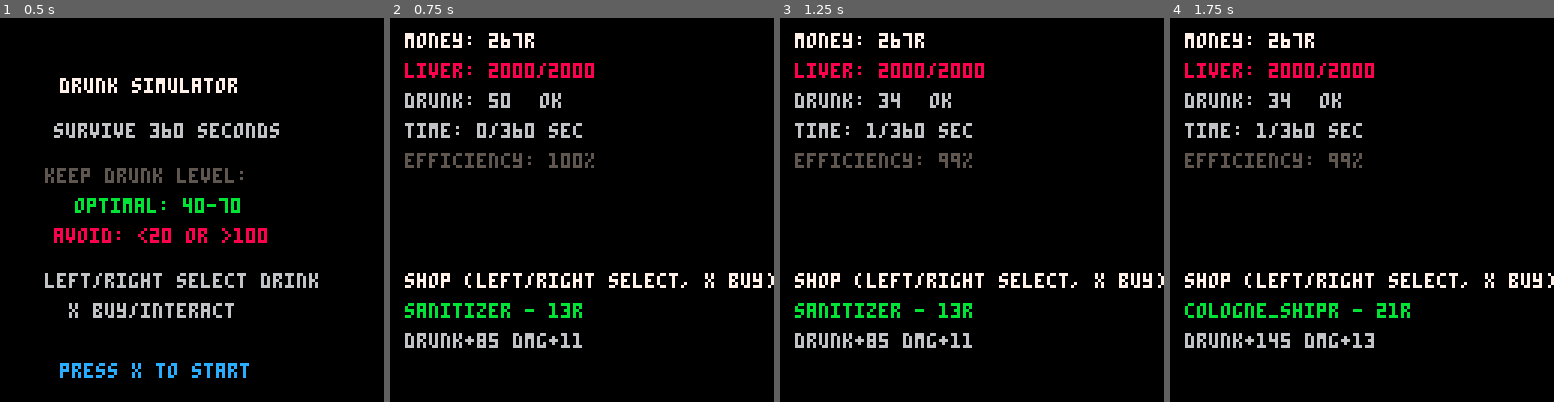
Above: before the commit, frames 1-4 (left to right).
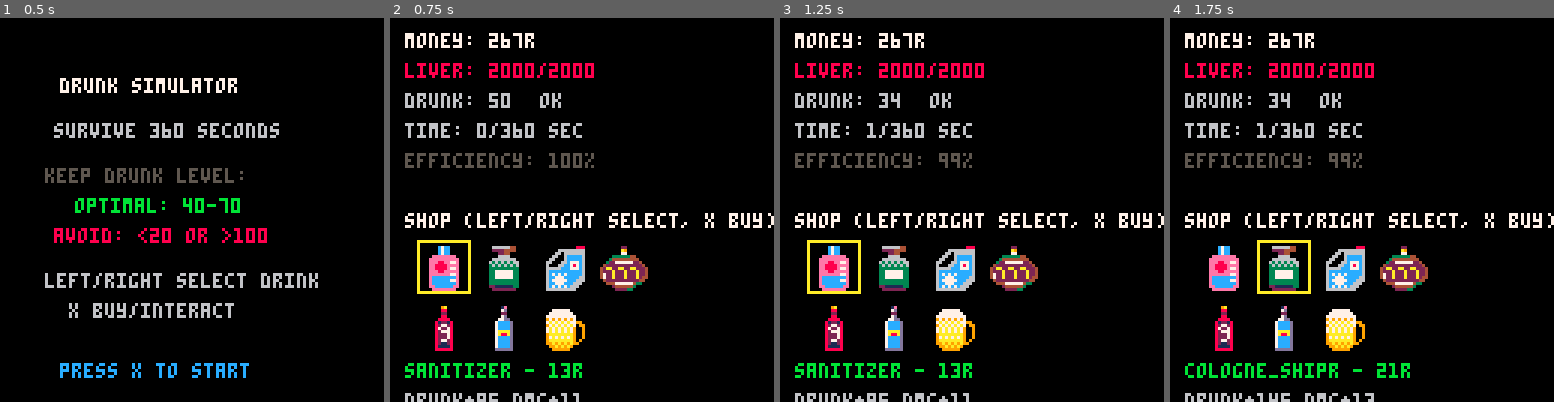
Above: after the commit, the same moments.

Repository: fritzlolpro/picopico
Game: PICO-8 cartridge carts/drunk.p8
The game is run twice, just before and just after one commit, with the same random seed, the same clock (stepped at 60 frames per second) and the same inputs.
Inputs:
- Up to frame 1 (0.5 s): no input
- Up to frame 2 (0.75 s): tap O (Z key) at 0.7 s
- Up to frame 3 (1.25 s): no input
- Up to frame 4 (1.75 s): hold Right from 1.6 s (still down); tap O (Z key) at 1.7 s

Frame 1 is identical in both runs. In frame 2, 10% of the frame differs, in the area x 3-100%, y 50-100%; in frame 3, 10%; in frame 4, 10%.

Commit message:
add drink sprites in game

Diff:
--- a/carts/drunk.p8
+++ b/carts/drunk.p8
@@ -613,12 +613,54 @@
   local total_effectiveness = flr(effectiveness * drunk_penalty)
   print("efficiency: "..total_effectiveness.."%", 5, 45, 5)
 
-  -- Drink shop
-  print("shop (left/right select, x buy):", 5, 85, 7)
+  -- Drink shop with sprites (moved up 20px)
+  print("shop (left/right select, x buy):", 5, 65, 7)
+
+  -- Draw drink sprites in 4x3 grid
+  for i = 1, #drinks do
+    local col, row
+    if i <= 4 then
+      -- Top row (drinks 1-4)
+      col = i - 1
+      row = 0
+    else
+      -- Bottom row (drinks 5-7)
+      col = i - 5
+      row = 1
+    end
+
+    local display_x = 10 + col * 20  -- 20px spacing between sprites
+    local display_y = 75 + row * 20  -- 75px for first row (moved up 20px), 95px for second row
+
+    -- Calculate sprite ID from coordinates you provided
+    -- Sprites are at y=64, x positions: 0, 16, 32, 48, 64, 80, 96
+    local sprite_x_pixel = (i - 1) * 16  -- 0, 16, 32, 48, 64, 80, 96
+    local sprite_y_pixel = 64
+
+    -- Convert pixel coordinates to sprite ID (PICO-8 uses 8x8 tiles)
+    local sprite_id = (sprite_x_pixel / 8) + (sprite_y_pixel / 8) * 16
+
+    -- Draw the 16x16 drink sprite (2x2 tiles)
+    spr(sprite_id, display_x, display_y, 2, 2)
+
+    -- Highlight selected drink
+    if i == selected_drink_index then
+      rect(display_x - 1, display_y - 1, display_x + 16, display_y + 16, 10)
+    end
+
+    -- Show availability by dimming unavailable drinks
+    if money < drinks[i].price then
+      fillp(0b0101010110101010)
+      rectfill(display_x, display_y, display_x + 15, display_y + 15, 0)
+      fillp()
+    end
+  end
+
+  -- Show selected drink info below sprites
   local drink = drinks[selected_drink_index]
   local color = money >= drink.price and 11 or 8
-  print(drink.name.." - "..drink.price.."r", 5, 95, color)
-  print("drunk+"..drink.intoxication.." dmg+"..drink.liver_damage, 5, 105, 6)
+  print(drink.name.." - "..drink.price.."r", 5, 115, color)
+  print("drunk+"..drink.intoxication.." dmg+"..drink.liver_damage, 5, 125, 6)
 
   -- Active effects
   local y_offset = 55
@@ -635,8 +677,8 @@
   -- Status effects
   if blind_timer > 0 then
     -- Blindness effect - can't see drinks (hide shop)
-    rectfill(5, 85, 122, 115, 0)
-    print("blind - cant see shop", 10, 100, 8)
+    rectfill(5, 65, 127, 127, 0)  -- Cover sprite grid and text (moved up 20px)
+    print("blind - cant see shop", 10, 80, 8)
   end
 
   if shaking_timer > 0 then
@@ -830,148 +872,148 @@
 0000bbaaaabb00000000c6c6cc6c0000000000000000000000000000000000000000000000000000000000000000000000000000000000000000000000000000
 000abbbbbbbba000000a6c6cc6c6a000000000000000000000000000000000000000000000000000000000000000000000000000000000000000000000000000
 0000baabbaab00000000b6a66a6b0000000000000000000000000000000000000000000000000000000000000000000000000000000000000000000000000000
-00000000000000000000000000000000000000000000000000000000000000000000000000000000000000000000000000000000000000000000000000000000
-000000c7cc00000000006666664400000000000000008880000000022000000000000009a000000000000001e000000000000000000000000000000000000000
-000000c7cc000000000022224444000000000066666666600000000a90000000000000088000000000000007d000000000007777770000000000000000000000
-000000c7cc0000000000002244000000000006606666666000000007700000000000000220000000000000022000000000077777777000000000000000000000
-0000eeeeeeee00000000006666000000000066006ccccc600000333333440000000000088000000000000007d000000000777777777700000000000000000000
-000eeeeeeeeee0000000666666660000000660006ccccc600003444444444000000000888800000000000077dd00000000979797979700000000000000000000
-000eee88ee77e0000006363636366000006600066c777c6000322777777224000000081221800000000007ccccd00000007a7a7a7a7799000000000000000000
-000ee8888eeee000000363636363600000600066cc787c6004222222222222400000082772800000000007ccccd000000097a7a7a7a709900000000000000000
-000ee8888e77e00000033333333330000066666ccc777c6042aa22aa22aa22240000087227800000000007ccccd00000007a7a7a7a7900900000000000000000
-000eee88eeeee0000003377777733000006ccccccccccc604222a222a222a2240000082777800000000007aaaad00000007a7a7a7a7900900000000000000000
-000eeeeeee77e0000003377777733000006c7c7c7ccccc604722a222a222a2240000082227800000000007a88ad00000009aaaaaaaa900900000000000000000
-000ecccccccce0000003377777733000006cc777ccccc6604722a222a222a2440000082227800000000007ccccd000000097a7a7a7a900900000000000000000
-000ecccccc77e0000003333333333000006c77777ccc666004222222222224400000082772800000000007ccccd00000009aaaaaaaa909000000000000000000
-000ecccccccce0000003333333333000006cc777ccc6660000444777777433000000082112800000000007ccccd000000099a9a9a9a990000000000000000000
-000eeccccccee0000002211111133000006c7c7c7c66600000002444444300000000081111800000000007ccccd0000000099a9a9a9000000000000000000000
-0000eeeeeeee0000000022222222000000666666666600000000022223300000000008888880000000000dddddd0000000009999990000000000000000000000
-…(129 lines of a section not shown)…
+00000000000000000000000000000000000000000000000000000000000000000000000000000000000000000000000000000000000000000888888888888888
+000000c7cc00000000006666664400000000000000008880000000022000000000000009a000000000000001e000000000000000000000008800000000000088
+000000c7cc000000000022224444000000000066666666600000000a90000000000000088000000000000007d000000000007777770000008000000000000008
+000000c7cc0000000000002244000000000006606666666000000007700000000000000220000000000000022000000000077777777000008000000000000008
+0000eeeeeeee00000000006666000000000066006ccccc600000333333440000000000088000000000000007d000000000777777777700008000000000000008
+000eeeeeeeeee0000000666666660000000660006ccccc600003444444444000000000888800000000000077dd00000000979797979700008000000000000008
+000eee88ee77e0000006363636366000006600066c777c6000322777777224000000081221800000000007ccccd00000007a7a7a7a7799008000000000000008
+000ee8888eeee000000363636363600000600066cc787c6004222222222222400000082772800000000007ccccd000000097a7a7a7a709908000000000000008
+000ee8888e77e00000033333333330000066666ccc777c6042aa22aa22aa22240000087227800000000007ccccd00000007a7a7a7a7900908000000000000008
+000eee88eeeee0000003377777733000006ccccccccccc604222a222a222a2240000082777800000000007aaaad00000007a7a7a7a7900908000000000000008
+000eeeeeee77e0000003377777733000006c7c7c7ccccc604722a222a222a2240000082227800000000007a88ad00000009aaaaaaaa900908000000000000008
+000ecccccccce0000003377777733000006cc777ccccc6604722a222a222a2440000082227800000000007ccccd000000097a7a7a7a900908000000000000008
+000ecccccc77e0000003333333333000006c77777ccc666004222222222224400000082772800000000007ccccd00000009aaaaaaaa909008000000000000008
+000ecccccccce0000003333333333000006cc777ccc6660000444777777433000000082112800000000007ccccd000000099a9a9a9a990008000000000000008
+000eeccccccee0000002211111133000006c7c7c7c66600000002444444300000000081111800000000007ccccd0000000099a9a9a9000008800000000000088
+0000eeeeeeee0000000022222222000000666666666600000000022223300000000008888880000000000dddddd0000000009999990000000888888888888880
+…(129 lines of a section not shown)…
